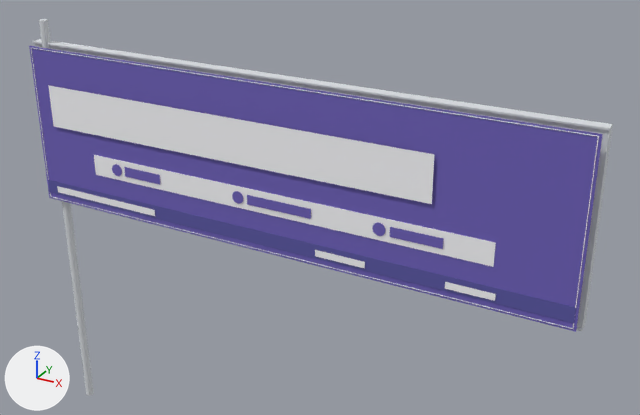
Two versions of the OBJ model frontend/public/signs/Bảng hiệu tôn dán decal 600 x 120.obj, one commit apart.
Camera for both pictures: a camera (50 mm lens) standing at (5.98, -5.61, 5.51) and looking at (2.69, 0.37, 2.51). The axes (+X, +Y, +Z) are drawn at lower left. The lights are the same throughout. The picture after the commit comes second. Where no turn or scale is listed for an object, it has been applied to the vertices. Vertices at exactly the same position are counted once.

Script lines for the objects in view, before the commit:
```python
me_bang_hieu_ton_dan_decal_600_x_120 = bpy.data.meshes.new('bang_hieu_ton_dan_decal_600_x_120')
me_bang_hieu_ton_dan_decal_600_x_120.from_pydata(...)  # 352 vertices, 630 faces; spans x 0.0..5.0, y -0.1..0.08, z 0.0..3.9
# faces by material slot: [160, 390, 68, 12]
me_bang_hieu_ton_dan_decal_600_x_120.materials.append(mat_mat_b4bbc3)  # light grey #dbdee3
me_bang_hieu_ton_dan_decal_600_x_120.materials.append(mat_mat_281e7d)  # blue #6e60ba
me_bang_hieu_ton_dan_decal_600_x_120.materials.append(mat_mat_f8f8ff)  # white #fcfcff
me_bang_hieu_ton_dan_decal_600_x_120.materials.append(mat_mat_1a185e)  # blue #5a56a4
ob_bang_hieu_ton_dan_decal_600_x_120 = bpy.data.objects.new('bang_hieu_ton_dan_decal_600_x_120', me_bang_hieu_ton_dan_decal_600_x_120)
ob_bang_hieu_ton_dan_decal_600_x_120.location = (0.0, 0.0, 0.0)
```
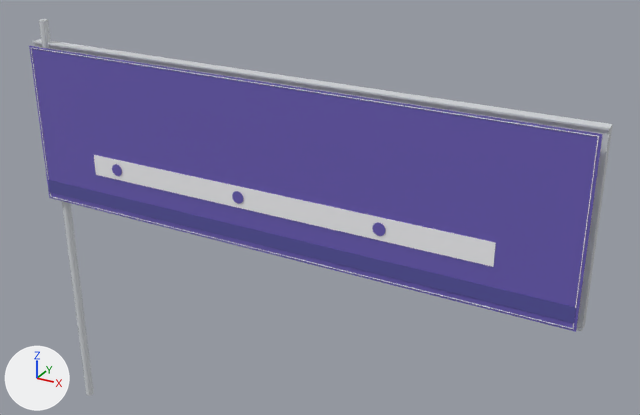
Location of each change, [x1, y1, x2, y2] in pixels of the pictures (640 x 415 px; the box of a moved part takes in the faces that stretch with it):
```json
{"part": 1, "of": "me_bang_hieu_ton_dan_decal_600_x_120", "change": "deleted", "before": [48, 85, 496, 301]}
{"part": 2, "of": "me_bang_hieu_ton_dan_decal_600_x_120", "change": "moved or reshaped", "before": [33, 19, 612, 329], "after": [33, 19, 612, 329]}
```

The change, as JSON lines over the scene's bpy script:
```json
{"block": "me_bang_hieu_ton_dan_decal_600_x_120", "where": "# used by ob_bang_hieu_ton_dan_decal_600_x_120; location = (0.0, 0.0, 0.0)"}
{"op": "remove", "block": "me_bang_hieu_ton_dan_decal_600_x_120", "code": "me_bang_hieu_ton_dan_decal_600_x_120.from_pydata(...)  # 352 vertices, 630 faces; spans x 0.0..5.0, y -0.1..0.08, z 0.0..3.9"}
{"op": "add", "block": "me_bang_hieu_ton_dan_decal_600_x_120", "code": "me_bang_hieu_ton_dan_decal_600_x_120.from_pydata(...)  # 324 vertices, 616 faces; spans x 0.0..5.0, y -0.1..0.08, z 0.0..3.9"}
{"block": "me_bang_hieu_ton_dan_decal_600_x_120", "change": "me_bang_hieu_ton_dan_decal_600_x_120 part 1: 7 loose pieces with 28 vertices, spanning x 0.16..4.39, y -0.1..-0.09, z 2.32..3.35, are deleted"}
{"block": "me_bang_hieu_ton_dan_decal_600_x_120", "change": "me_bang_hieu_ton_dan_decal_600_x_120 part 2"}
{"block": "me_bang_hieu_ton_dan_decal_600_x_120", "change": "80 faces are deleted"}
{"block": "me_bang_hieu_ton_dan_decal_600_x_120", "change": "20 new faces join them, mat_mat_b4bbc3 (light grey #dbdee3)"}
{"block": "me_bang_hieu_ton_dan_decal_600_x_120", "change": "36 new faces join them, mat_mat_281e7d (blue #6e60ba)"}
{"block": "me_bang_hieu_ton_dan_decal_600_x_120", "change": "20 new faces join them, mat_mat_f8f8ff (white #fcfcff)"}
{"block": "me_bang_hieu_ton_dan_decal_600_x_120", "change": "4 new faces join them, mat_mat_1a185e (blue #5a56a4)"}
{"block": "me_bang_hieu_ton_dan_decal_600_x_120", "change": "other edits to the shape of me_bang_hieu_ton_dan_decal_600_x_120 do not show in these pictures"}
```
